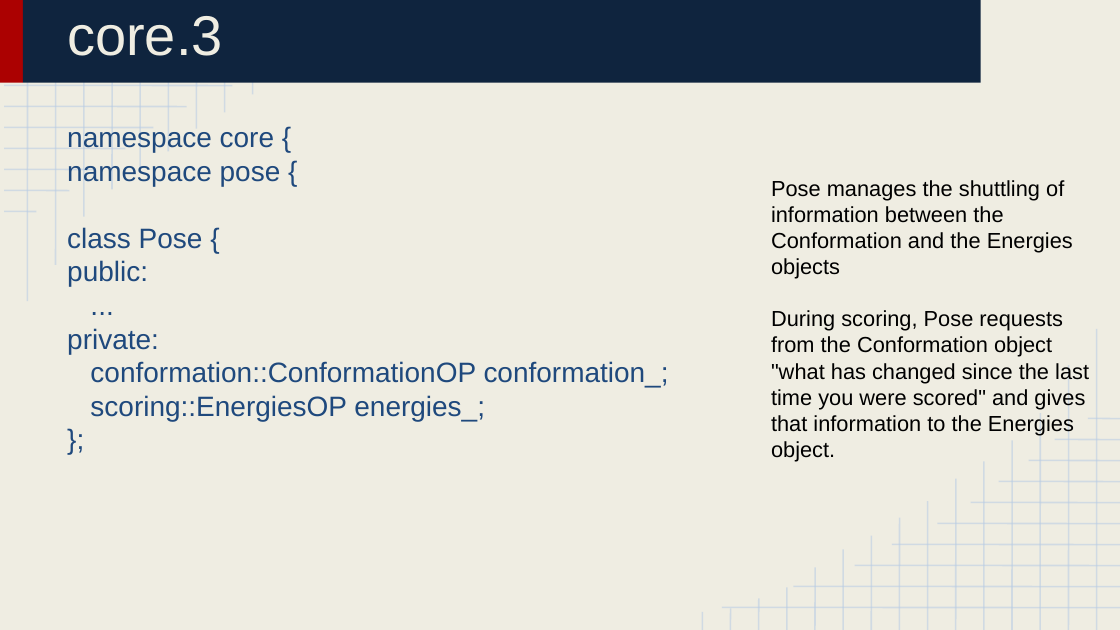
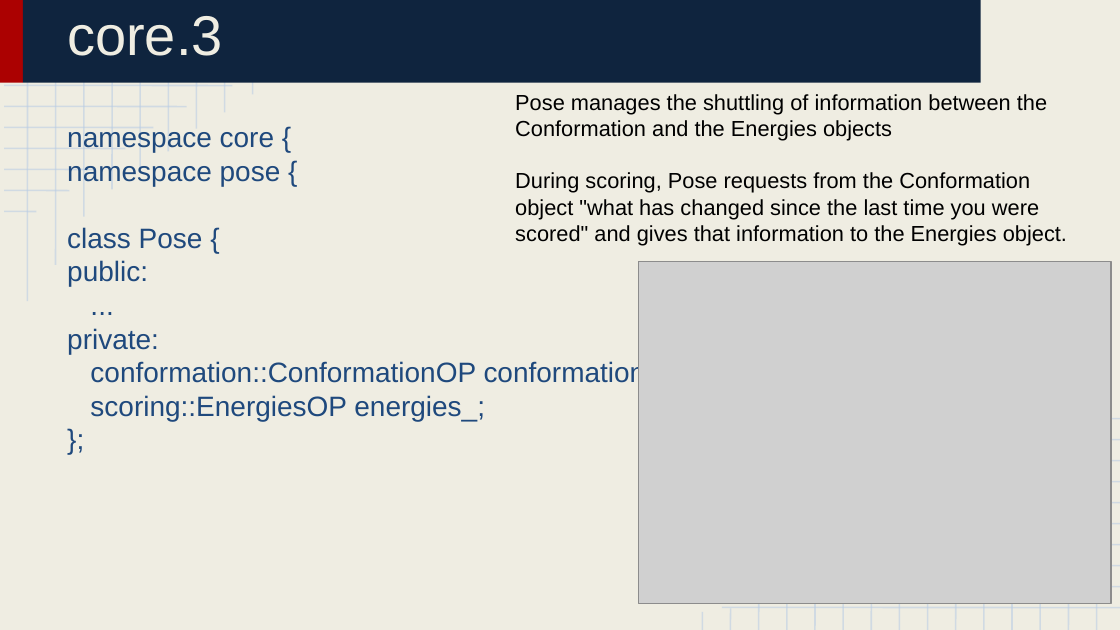
Before and after one commit to huabaiuw/prepare_bootcamp_2016_Aug, a slide deck: slide 11 of Lecture 4_ Library Structure 3.pptx (slide 7 before the commit). Drawn at 1120x630 pixels with LibreOffice and Linux fonts; fonts in the diff are those of the drawing; grey boxes stand for pictures. Boxes give left, top, right and bottom in pixels: in the first picture for what was removed or moved away, otherwise in the second. Text is boxed around its words. In the diff, an @@ line names an element or a change of style, - is before the commit and + after.

```diff
--- a/Lecture 4_ Library Structure 3.pptx
+++ b/Lecture 4_ Library Structure 3.pptx
@@ text "Pose manages the shuttling of ..." rewrapped from [771, 180, 1089, 462] to [515, 94, 1067, 246] @@
@@ picture added at [638, 261, 1111, 603] @@
```
Also in this commit, not shown: 7 other slides changed, 6 slides added, 1 slide removed, 3 other files.
